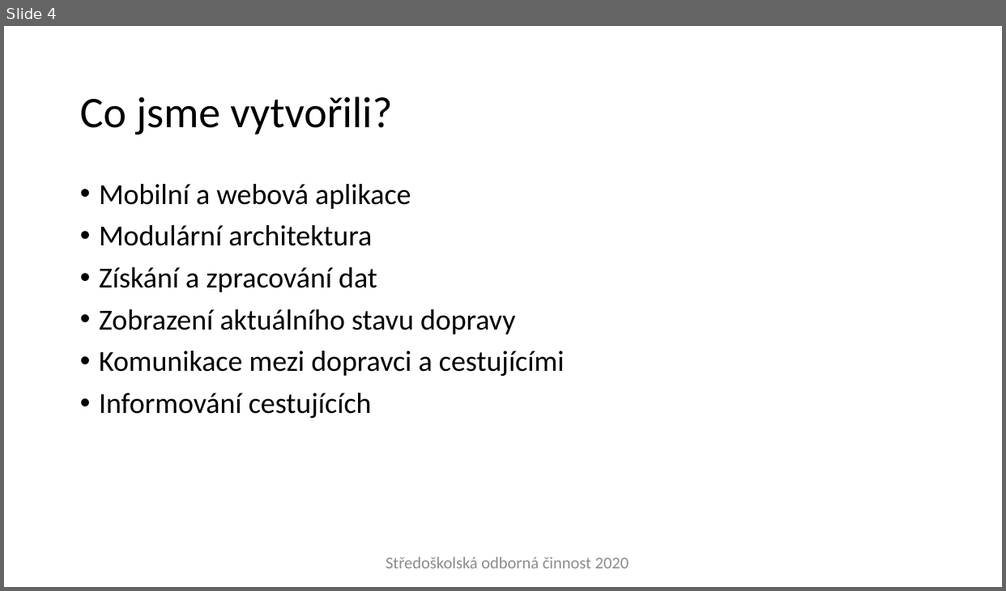
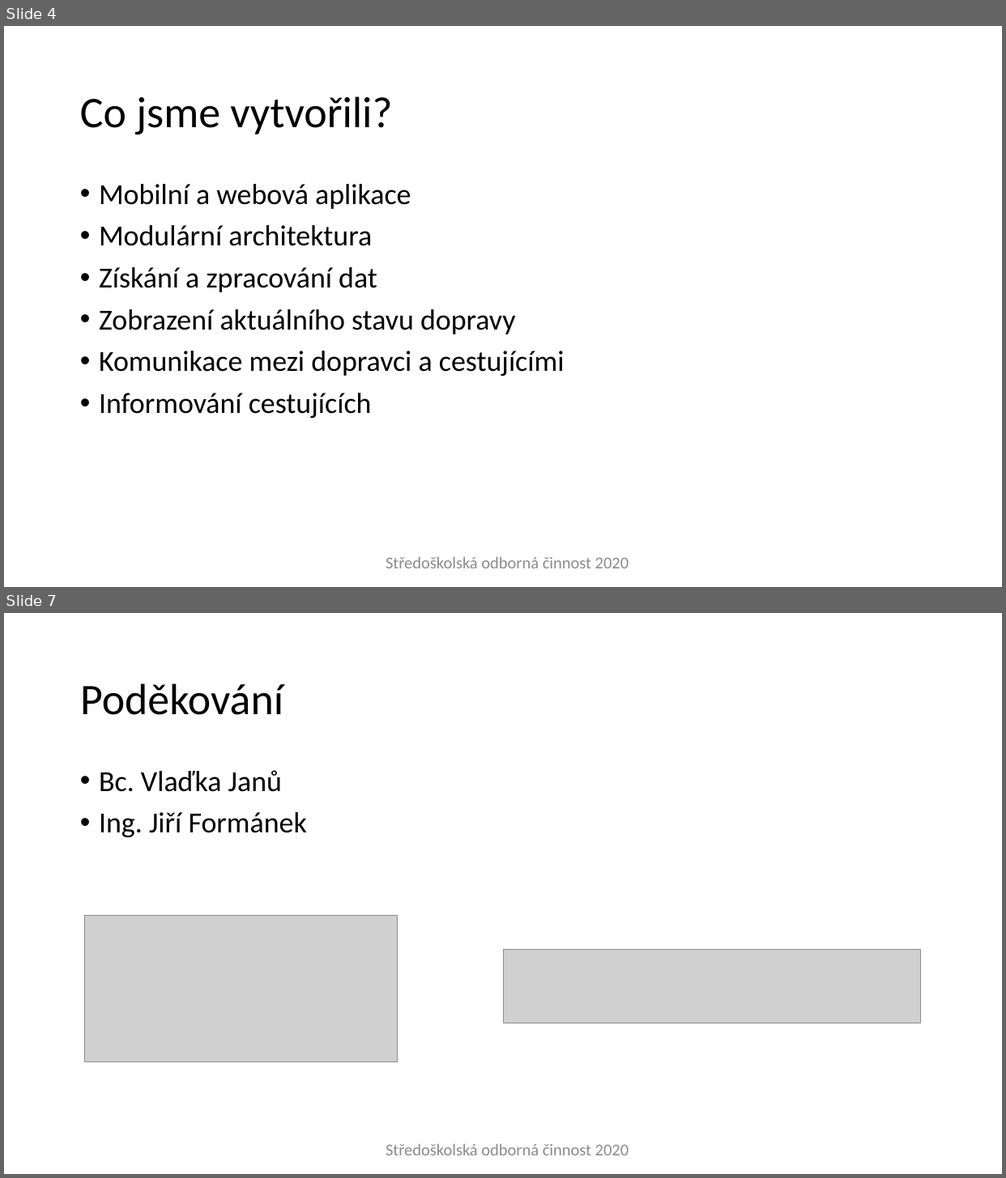
Before and after one commit to ProjectVHD/Dokumentace, a slide deck: Obhajoba.odp. Shown one above the other, each under a label of ours: slide 4 before the commit, slides 4 and 7 after it; the slides between them are not shown. The pictures are 1006x591 and 1006x1178 pixels, drawn with LibreOffice and Linux fonts; fonts in the diff are those of the drawing; grey boxes stand for pictures; background and template pictures are left out. Boxes give left, top, right and bottom in pixels: in the first picture for what was removed or moved away, otherwise in the second. Text is boxed around its words. In the diff, an @@ line names an element or a change of style, - is before the commit and + after.

```diff
--- a/Obhajoba.odp
+++ b/Obhajoba.odp
@@ slide 7 added at box(4, 613, 1002, 1174), background #FFFFFF @@
@@ title added at box(80, 683, 283, 715), 42 pt, text #000000 @@
+Poděkování
@@ text added at box(99, 770, 307, 837), 28 pt, text #000000 @@
+• Bc. Vlaďka Janů
+• Ing. Jiří Formánek
@@ picture added at box(85, 915, 397, 1063) @@
@@ picture added at box(504, 950, 921, 1023) @@
@@ rectangle added at box(377, 1135, 637, 1165), outline #FFFFFF 0 pt, 16 pt, text #8B8B8B @@
+Středoškolská odborná činnost 2020
```
Also in this commit, not shown: 2 slides changed.
